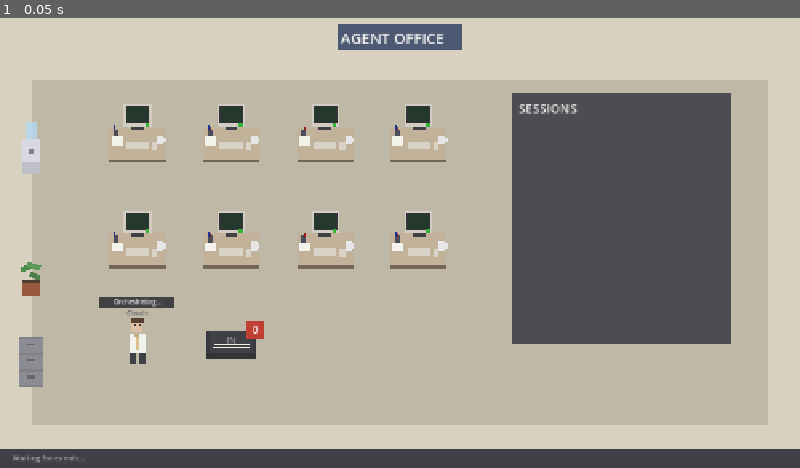
Above: before the commit, frame 1.
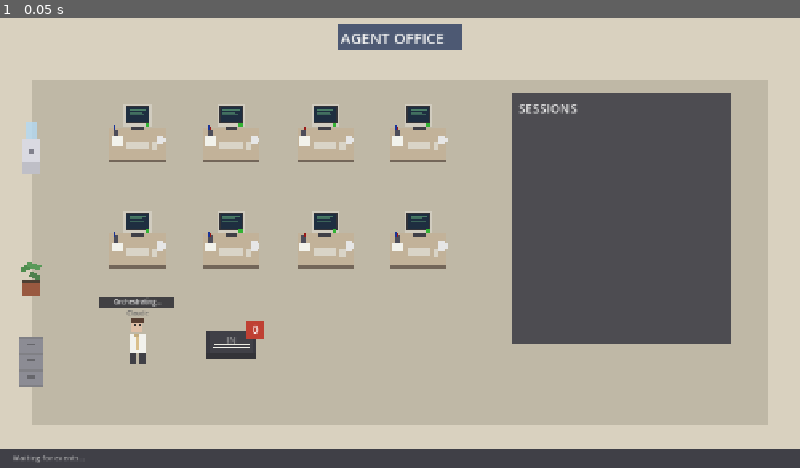
Above: after the commit, the same moment.

Repository: pknull/ccworkspace
Game: Godot game, scene res://scenes/Main.tscn
Same seed, same stepped clock (60 frames per second), same inputs: the game is played once before the commit and once after it.
Inputs:
- Up to frame 1 (0.05 s): no input

The runs differ from the first frame. In frame 1, 0.1% of the frame differs, in the area x 16-54%, y 20-46%.

Commit message:
Improve viewport scaling and monitor details
- Fix aspect ratio handling with expand mode
- Add green terminal text lines on CRT monitors
- Make monitors look more like active displays

Co-Authored-By: Claude Opus 4.5 <noreply@anthropic.com>

Diff:
--- a/project.godot
+++ b/project.godot
@@ -19,7 +19,10 @@
 
 window/size/viewport_width=1280
 window/size/viewport_height=720
+window/size/window_width_override=1280
+window/size/window_height_override=720
 window/stretch/mode="canvas_items"
+window/stretch/aspect="expand"
 
 [rendering]
 
--- a/scripts/Desk.gd
+++ b/scripts/Desk.gd
@@ -47,12 +47,31 @@
 	bezel.color = Color(0.2, 0.2, 0.22)
 	add_child(bezel)
 
-	# Monitor screen
+	# Monitor screen (with glow effect)
 	var screen = ColorRect.new()
 	screen.size = Vector2(34, 24)
 	screen.position = Vector2(-17, -37)
-	screen.color = Color(0.15, 0.22, 0.18)  # Dark green-ish (old CRT)
+	screen.color = Color(0.12, 0.18, 0.25)  # Dark blue screen
 	add_child(screen)
+
+	# Screen content - fake text lines
+	var line1 = ColorRect.new()
+	line1.size = Vector2(26, 2)
+	line1.position = Vector2(-13, -34)
+	line1.color = Color(0.4, 0.7, 0.5, 0.6)  # Green text
+	add_child(line1)
+
+	var line2 = ColorRect.new()
+	line2.size = Vector2(20, 2)
+	line2.position = Vector2(-13, -30)
+	line2.color = Color(0.4, 0.7, 0.5, 0.5)
+	add_child(line2)
+
+	var line3 = ColorRect.new()
+	line3.size = Vector2(24, 2)
+	line3.position = Vector2(-13, -26)
+	line3.color = Color(0.4, 0.7, 0.5, 0.4)
+	add_child(line3)
 
 	# Keyboard
 	var keyboard = ColorRect.new()
